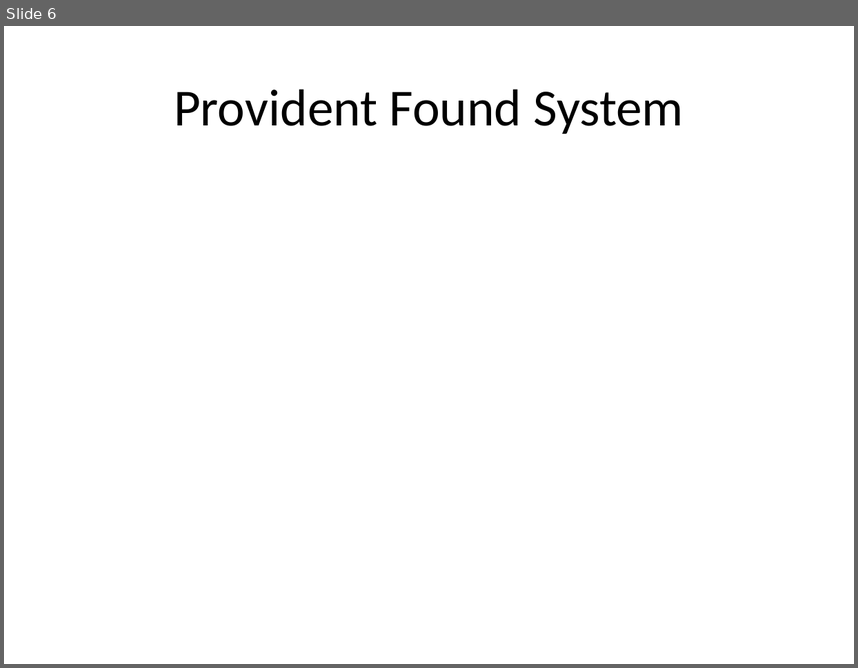
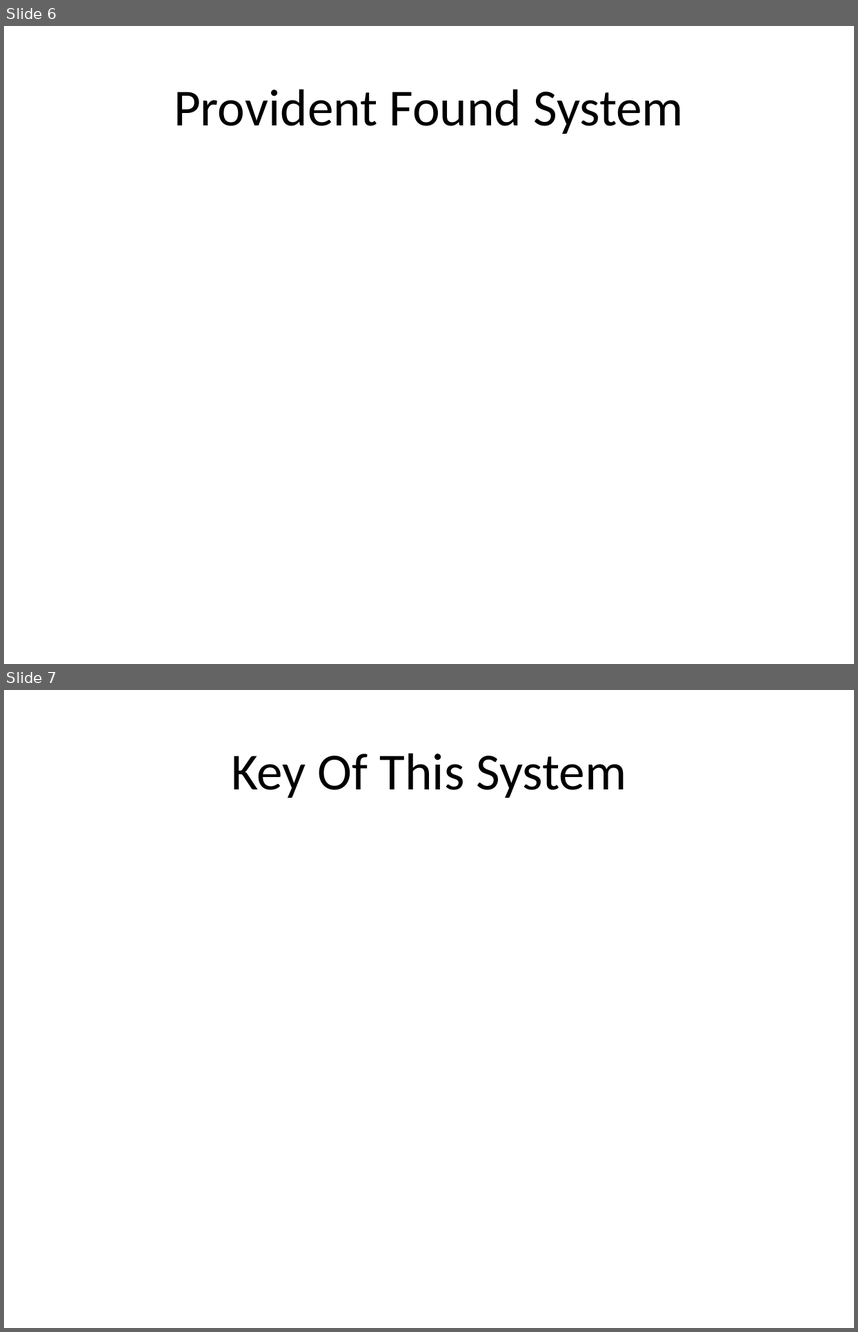
Before and after one commit to raselahmmedgit/fscd-hrpfs-docs, a slide deck: Proposal Docs/hr_proposal.pptx. Shown one above the other, each under a label of ours: slide 6 before the commit, slides 6 and 7 after it. The pictures are 858x668 and 858x1332 pixels, drawn with LibreOffice and Linux fonts; fonts in the diff are those of the drawing. Boxes give left, top, right and bottom in pixels: in the first picture for what was removed or moved away, otherwise in the second. Text is boxed around its words. In the diff, an @@ line names an element or a change of style, - is before the commit and + after.

```diff
--- a/Proposal Docs/hr_proposal.pptx
+++ b/Proposal Docs/hr_proposal.pptx
@@ slide 7 added at box(4, 690, 854, 1328), background #FFFFFF @@
@@ title added at box(231, 753, 627, 798), 44 pt, text #000000 @@
+Key Of This System
```
Also in this commit, not shown: 2 slides changed.
